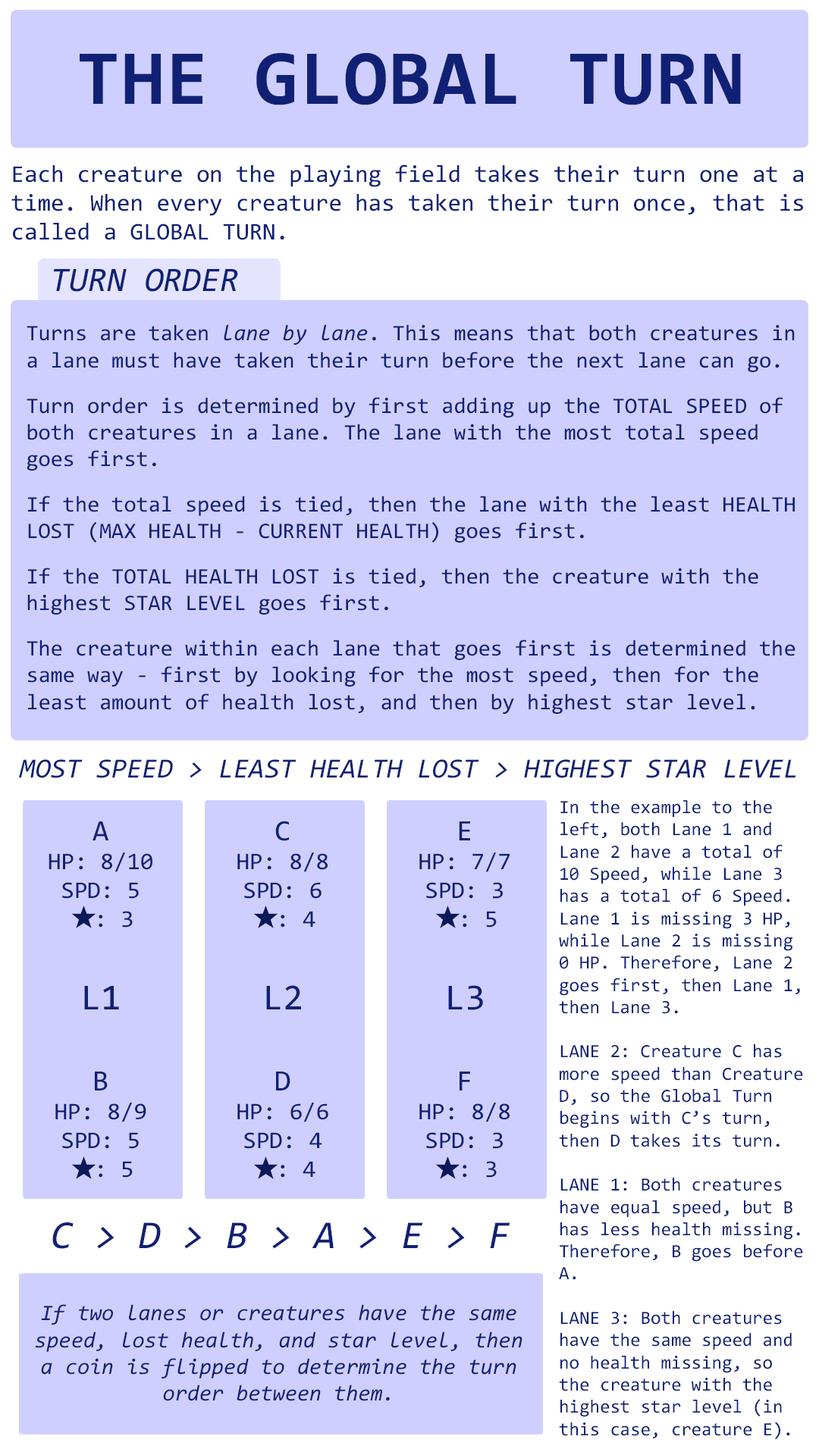
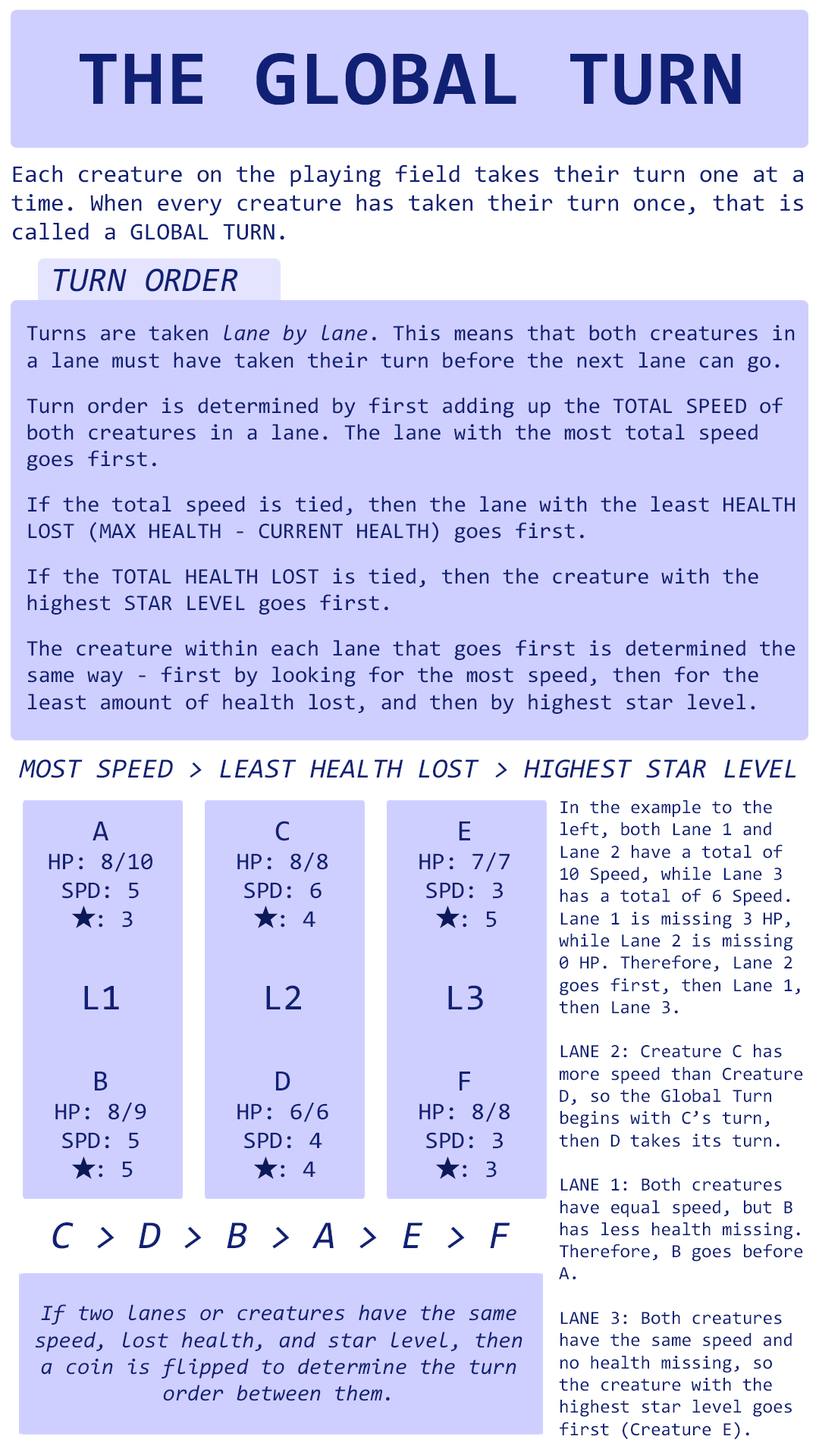
Layer changes from the first 819×1455 image to the second:
painted on "In the example to the left, both Lane 1 and Lane 2 have a total" over (x1=558, y1=1399, x2=792, y2=1441)
